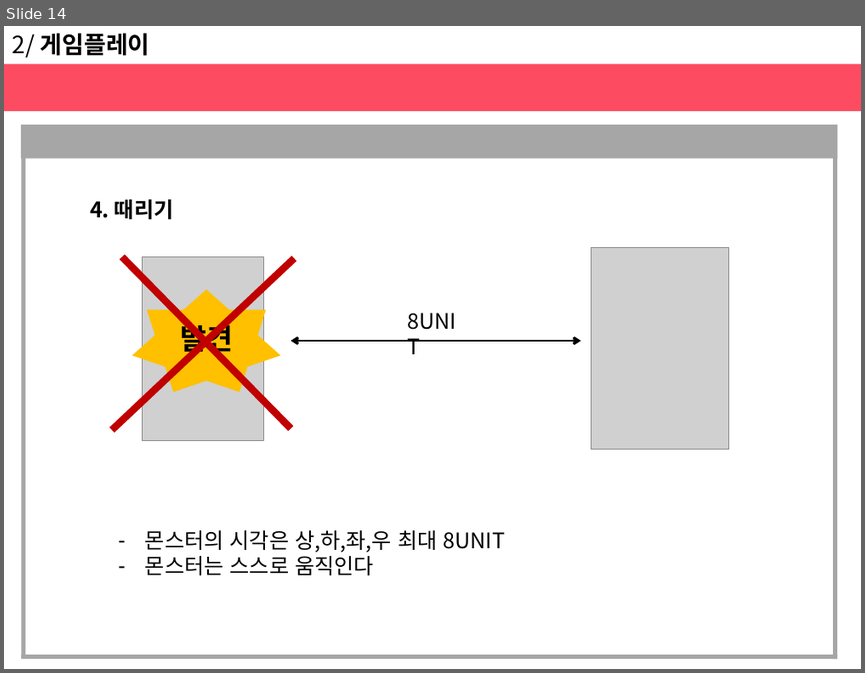
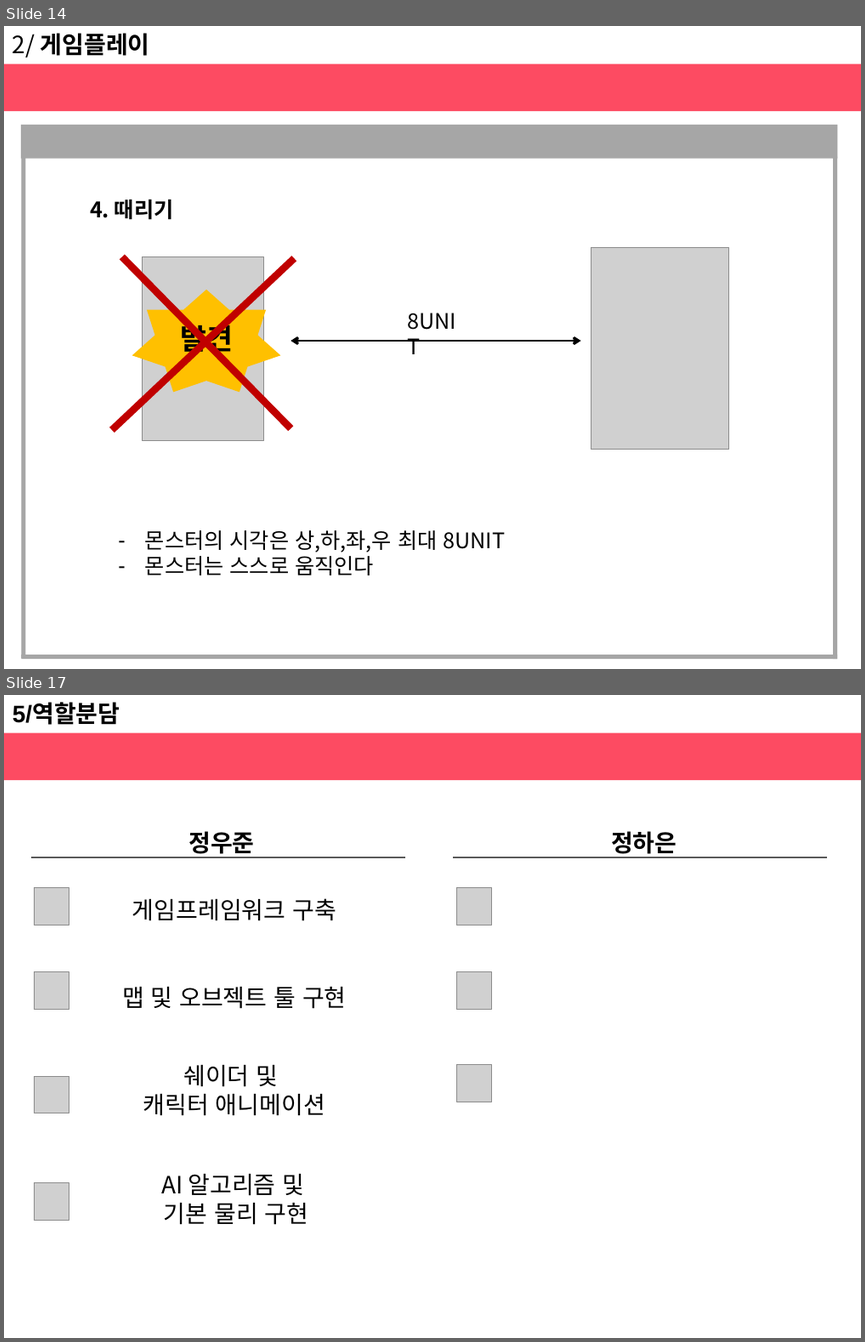
Before and after one commit to haeunjung/Team_Project, a slide deck: 기획문서/게임 제안서.pptx. Shown one above the other, each under a label of ours: slide 14 before the commit, slides 14 and 17 after it; the slides between them are not shown. The pictures are 865x673 and 865x1342 pixels, drawn with LibreOffice and Linux fonts; fonts in the diff are those of the drawing; grey boxes stand for pictures. Boxes give left, top, right and bottom in pixels: in the first picture for what was removed or moved away, otherwise in the second. Text is boxed around its words. In the diff, an @@ line names an element or a change of style, - is before the commit and + after.

Commit message:
11.29
목차 수정
개발 환경 추가
역할분담 추가

```diff
--- a/기획문서/게임 제안서.pptx
+++ b/기획문서/게임 제안서.pptx
@@ slide 17 added at (4, 695, 861, 1338), background #FFFFFF @@
@@ text added at (12, 704, 120, 725), 20 pt, text #000000, bold @@
+5/역할분담
@@ rectangle added at (4, 732, 861, 780), fill #FD4B62 @@
@@ text added at (188, 831, 254, 858), 20 pt, text #000000, bold @@
+정우준
@@ text added at (611, 831, 676, 858), 20 pt, text #000000, bold @@
+정하은
@@ line added from (30, 858) to (405, 858), #595959 1 pt @@
@@ line added from (453, 858) to (828, 858), #595959 1 pt @@
@@ picture added at (34, 888, 69, 925) @@
@@ text added at (132, 898, 336, 921), 20 pt, text #000000 @@
+게임프레임워크 구축
@@ picture added at (456, 888, 492, 925) @@
@@ picture added at (34, 972, 69, 1009) @@
@@ picture added at (456, 972, 492, 1009) @@
@@ text added at (122, 986, 347, 1009), 20 pt, text #000000 @@
+맵 및 오브젝트 툴 구현
@@ picture added at (34, 1077, 69, 1113) @@
@@ text added at (143, 1064, 325, 1116), 20 pt, text #000000 @@
+쉐이더 및
+캐릭터 애니메이션
@@ picture added at (456, 1064, 492, 1101) @@
@@ text added at (161, 1173, 309, 1225), 20 pt, text #000000 @@
+AI 알고리즘 및
+기본 물리 구현
@@ picture added at (34, 1183, 69, 1219) @@
```
Also in this commit, not shown: 4 slides changed, 2 other slides added.
